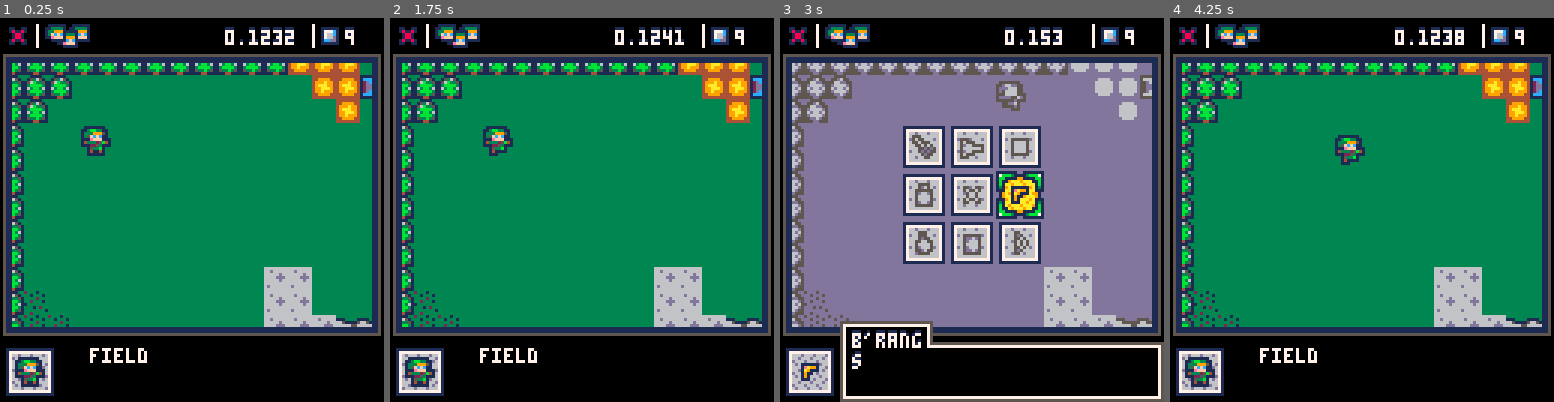
Above: before the commit, frames 1-4 (left to right).
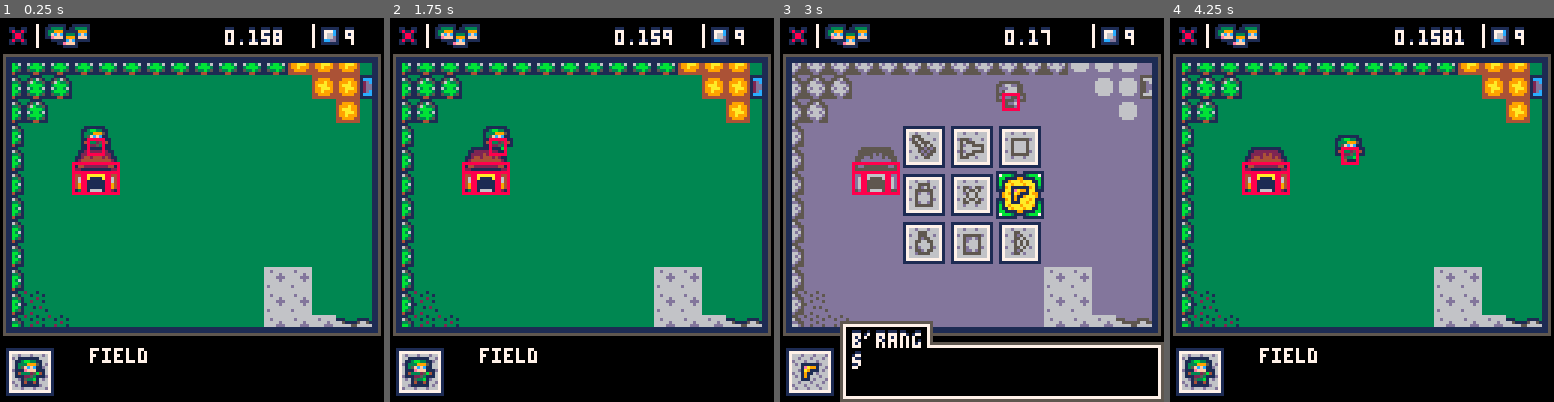
Above: after the commit, the same moments.

Repository: alanxoc3/zeldo-game
Game: PICO-8 cartridge zeldo.p8
Two runs of this game, one before a commit and one after it. Both use one fixed random seed, a clock stepped at 60 frames per second and the inputs below.
Inputs:
- Up to frame 1 (0.25 s): no input
- Up to frame 2 (1.75 s): tap X (X key) at 0.33, 1.07 s; tap O (Z key) at 0.7, 1.7 s; hold Right from 1.6 s (still down)
- Up to frame 3 (3 s): tap X (X key) at 1.85, 2.97 s; release Right at 2.1 s; tap O (Z key) at 2.1, 2.5, 2.9 s; hold Up 2.15-2.42 s; hold Right from 2.47 s (still down)
- Up to frame 4 (4.25 s): release Right at 3.03 s; hold Left 3.08-3.58 s; tap O (Z key) at 3.3, 3.7, 4.1 s; hold Down 3.63-3.97 s; hold Right from 4.02 s (still down); tap X (X key) at 4.08 s

The runs differ from the first frame. In frame 1, 1.7% of the frame differs, in the area x 18-77%, y 2-47%; in frame 2, 1.6%; in frame 3, 1.5%; in frame 4, 1.7%.

Commit message:
Created a house object. Very basic. Need to clean

Diff:
--- a/src/att.lua
+++ b/src/att.lua
@@ -30,6 +30,8 @@
       add(g_act_arrs[opt.id], a)
       a[opt.id] = true
    end
+
+   a.id = opt.id
 
    if opt.tl then
       tl_attach(a, opt.tl)
@@ -257,13 +259,17 @@
       xb=0,
       yb=0,
       hit=@1,
-      move_check=@2
+      contains=@2,
+      move_check=@3
    },
    par={$vec$,$dim$}
 ]], function(a, ...)
    tl_func(a, "hit", a, ...)
+end, function(a, ...)
+   tl_func(a, "contains", a, ...)
 end, function(a, acts)
-   local other_list = {}
+   local hit_list = {}
+   local in_list = {}
    local move_check = function(dx, dy)
       local touched = false
 
@@ -277,15 +283,19 @@
                touched = true
             end
 
-            other_list[b][axis]=spd>0 and 1 or 0 + spd<0 and 0xffff or 0
+            hit_list[b][axis]=spd>0 and 1 or 0 + spd<0 and 0xffff or 0
          end
       end
 
       foreach(acts, function(b)
-         if a != b then
+         if a != b and (not a.static or not b.static) then
             local x,y = abs(a.x+dx-b.x), abs(a.y+dy-b.y)
             if x < (a.rx+b.rx) and y < (a.ry+b.ry) then
-               if not other_list[b] then other_list[b] = {x=0, y=0} end
+               if x < (a.rx-b.rx) and y < (a.ry-b.ry) then
+                  if not in_list[b] then in_list[b] = true end
+               end
+
+               if not hit_list[b] then hit_list[b] = {x=0, y=0} end
 
                batch_call(col_help, [[
                   {$x$, $dx$, @1, @2, @3, @4},
@@ -308,9 +318,13 @@
 
    -- hitting all the acts in the list.
    -- actor b, dirs d
-   for b, d in pairs(other_list) do
+   for b, d in pairs(hit_list) do
       a.hit(a, b,  d.x,  d.y)
       b.hit(b, a, -d.x, -d.y)
+   end
+
+   for b, d in pairs(in_list) do
+      a.contains(a, b)
    end
 end)
 
--- a/src/demo.lua
+++ b/src/demo.lua
@@ -125,7 +125,7 @@
    end
 
 
-   -- acts_loop("dim", "debug_rect")
+   acts_loop("dim", "debug_rect")
    draw_status_bars()
    print(g_rooms[g_cur_room].n or g_cur_room, 30, 110, 7)
    -- draw_glitch_effect()
@@ -147,5 +147,7 @@
       gen_spawner(4, i, gen_top, 12)
    end
 
+   gen_house(36,19.5,"village")
+
    load_room("field", 4, 4)
 end
--- a/src/map.lua
+++ b/src/map.lua
@@ -147,7 +147,6 @@
       w=8,
       h=8,
       u={$field$,     20, 17},
-      d={$maze trap$, 8,  1},
       l={$maze 1$, 7,  4}
    },
 
@@ -157,10 +156,10 @@
       y=32,
       w=8,
       h=8,
-      u={$maze trap$,  8, 11},
-      l={$maze trap$,  15, 6},
       r={$maze start$, 1, 4},
-      d={$maze 2$,     4, 1}
+      d={$maze 2$,     4, 1},
+      u={$maze trap$, 8, 11},
+      l={$maze trap$, 15, 6}
    },
 
    $maze 2$={
@@ -170,9 +169,9 @@
       w=8,
       h=8,
       u={$maze 1$,    4, 7},
-      l={$maze trap$, 8, 6},
-      r={$maze trap$, 8, 6},
-      d={$maze 3$,    4, 1}
+      d={$maze 3$,    4, 1},
+      r={$maze trap$, 1, 6},
+      l={$maze trap$, 15, 6}
    },
 
    $maze 3$={
@@ -182,9 +181,9 @@
       w=8,
       h=8,
       u={$maze 2$, 4, 7},
-      l={$maze trap$, 8, 6},
       r={$maze 4$,    1, 4},
-      d={$maze trap$, 8, 6}
+      l={$maze trap$, 15, 6},
+      d={$maze trap$, 8, 1}
    },
 
    $maze 4$={
@@ -193,10 +192,10 @@
       y=48,
       w=8,
       h=8,
-      u={$maze trap$, 8, 6},
       l={$maze 3$,    7, 4},
       r={$maze end$,  1, 4},
-      d={$maze trap$, 8, 6}
+      u={$maze trap$, 8, 11},
+      d={$maze trap$, 8, 1}
    },
 
    $maze end$={
@@ -205,9 +204,7 @@
       y=48,
       w=8,
       h=8,
-      u={$maze trap$,       8, 6},
       l={$maze 4$,          7, 4},
-      r={$maze trap$,       8, 6},
       d={$maze boss path$, 12, 1}
    },
 
@@ -228,7 +225,7 @@
       w=16,
       h=12,
       u={$maze boss path$, 4, 7},
-      d={$memory sword sanctuary$, 8, 1}
+      d={$memory sword sanctuary$, 4, 1}
    },
 
    $memory sword sanctuary$={
@@ -238,55 +235,7 @@
       w=16,
       h=8,
       u={$maze boss$, 8, 11}
-   },
-
-   $grave_novi$={
-      c=5,
-      x=96,
-      y=24,
-      w=5,
-      h=8,
-      r={$grave 1$,1,6.5},
-      $doors$={
-         {$graveyard$,2.5,4.5,2.5,2.5,.5,.5}
-      }
-   },
-
-   bossw={c=3, x=80,  y=0,  w=16, h=12, d={$dun73$,4,1},   u={$dun63$,5,8}},
-   gravp={c=5, x=29,  y=25, w=19, h=7,  l={$field$,29,18}, r={$grave$,0,18}, u={$templ$,8,12}},
-   mount={c=4, x=50,  y=0,  w=12, h=25, d={$field$,12,.5},  u={$castl$,8,12}},
-   templ={c=5, x=32,  y=52,  w=16, h=12, d={$gravp$,11,.5}, u={$temple_r1$,2.5,6}, $doors$={
-      {$crypt_novi$,2.5,8,3.5,1.5,.5,.5},
-      {$crypt_ivan$,2.5,8,12.5,1.5,.5,.5}
-   }},
-   temple_r1={c=5, x=54,  y=46,  w=5, h=6, d={$templ$,8,.5}, u={$temple_r2$,2.5,6}},
-   temple_r2={c=5, x=59,  y=46,  w=5, h=6, d={$temple_r1$,2.5,.5}},
-
-   lankp={c=3, x=32,  y=32, w=10, h=20, r={$villa$,0,20},   $doors$={{$lanks_house$,4,8,5,2.5,.5,.5}}},
-   grave={c=5, x=48,  y=25, w=16, h=21, l={$gravp$,19,4}, u={$grave_boss$,8,12}, $doors$={{$gravekeepers_house$,4,8,14,16.5,.5,.5}}},
-   castl={c=5, x=64,  y=12, w=16, h=12, d={$mount$,6,.5},   $doors$={{$castle_1$,8,12,8,1.5,.5,.5}}},
-
-   crypt_novi={c=13, x=118, y=24, w=5,  h=8, d={$templ$,3.5,2}, r={$crypt_r1$,0,5.5}},
-   crypt_ivan={c=13, x=123, y=24, w=5,  h=8, d={$templ$,12.5,2}, l={$crypt_r1$,16,2.5}},
-
-   crypt_r1={c=13, x=112, y=32, w=16,  h=8, d={$crypt_r2$,11.5,.5}, l={$crypt_novi$,5,5.5}, r={$crypt_ivan$,0,2.5}, u={$crypt_r3$,1.5,16}},
-   crypt_r2={c=13, x=112, y=40, w=16,  h=8, u={$crypt_r1$,11.5,8}},
-   crypt_r3={c=13, x=104, y=32, w=8,  h=16, d={$crypt_r1$,1.5,.5}, u={$crypt_r4$,4.5,8}},
-   crypt_r4={c=13, x=104, y=24, w=14,  h=8, d={$crypt_r3$,4.5,.5}, u={$crypt_boss$,8,12}},
-   crypt_boss={c=13, x=112, y=12, w=16,  h=12, d={$crypt_r4$,10,.5}},
-
-   house_1={c=4, x=42, y=46, w=6,  h=6, d={$villa$,17,8}},
-   house_2={c=4, x=48, y=46, w=6,  h=6, d={$villa$,6, 19}},
-   house_3={c=4, x=42, y=32, w=6,  h=7, d={$villa$,15,14}},
-
-   fandude_house={c=4, x=42, y=39, w=6,  h=7, d={$villa$,5,3}, u={$endless$,8,12}},
-   endless={c=3, x=80, y=12, w=16, h=12, d={$fandude_house$,3,.5}},
-
-   lanks_house={c=4, x=64, y=24, w=8,  h=8, d={$lankp$,5,3}},
-   shop={c=4, x=72, y=24, w=8,  h=8, d={$villa$,4,12} },
-   banjo_academy={c=4, x=80, y=24, w=8,  h=8, d={$villa$,17,20}},
-   gravekeepers_house={c=4, x=88, y=24, w=8,  h=8, d={$grave$,14,17}},
-   grave_boss={c=5, x=112, y=12, w=16,  h=12, d={$grave$,8,.5}}
+   }
    ]]
 end
 
--- /dev/null
+++ b/src/objects.lua
@@ -0,0 +1,44 @@
+function gen_house(x, y, room)
+   return create_actor([[
+      id=$house$,
+      att={
+         x=@1, y=@2,
+         iyy=-4,
+         sw=2, sh=2,
+         rx=.5, ry=.5,
+         room=@3,
+         sind=96,
+         static=true,
+         touchable=false
+      },
+      par={$spr$,$col$},
+      tl={
+         {d=@4, contains=@5, i=@6}
+      }
+      ]],x,y,room,scr_spr,
+      -- hit
+      function(a, other)
+         if other.pl then
+            load_room(a.room, 3, 3)
+         end
+      end, function(a)
+         gen_static_block(x-.75,y, .25, .5)
+         gen_static_block(x+.75,y, .25, .5)
+         gen_static_block(x,y-5/8, 1,.25)
+      end
+   )
+end
+
+function gen_static_block(x, y, rx, ry)
+   return create_actor([[
+      id=$block$,
+      att={
+         x=@1, y=@2, rx=@3, ry=@4,
+         static=true,
+         touchable=true
+      },
+      par={col$},
+      tl={{hit=@5}}
+      ]],x,y,rx,ry, function() end
+   )
+end
--- a/src/pl.lua
+++ b/src/pl.lua
@@ -125,7 +125,7 @@
          pl.xf,
          -- hit
          function(a, other)
-            if not other.pl then
+            if not other.pl and other.knockable then
                local knockback_val = (a.tl_curr == 1) and .3 or .1
                local hurt_val = (a.tl_curr == 1) and .1 or .2
                if other.knockable then other.knockback(other, knockback_val, a.xf and -1 or 1, 0) end
--- a/zeldo.p8
+++ b/zeldo.p8
@@ -19,6 +19,7 @@
 #include src/monsters.lua
 #include src/move_funcs.lua
 #include src/pl.lua
+#include src/objects.lua
 
 -- tests
 -- #include src/tst_logo.lua
Not shown, changed: story/story.txt
